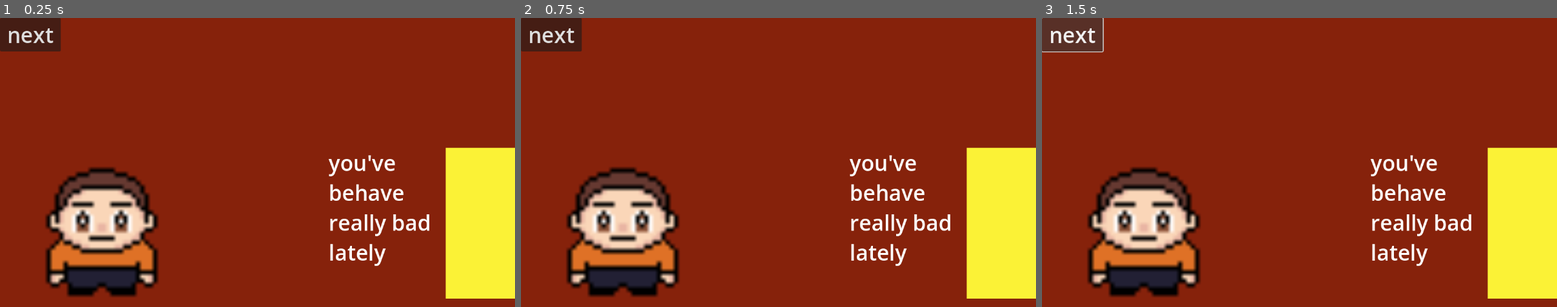
Above: before the commit, frames 1-3 (left to right).
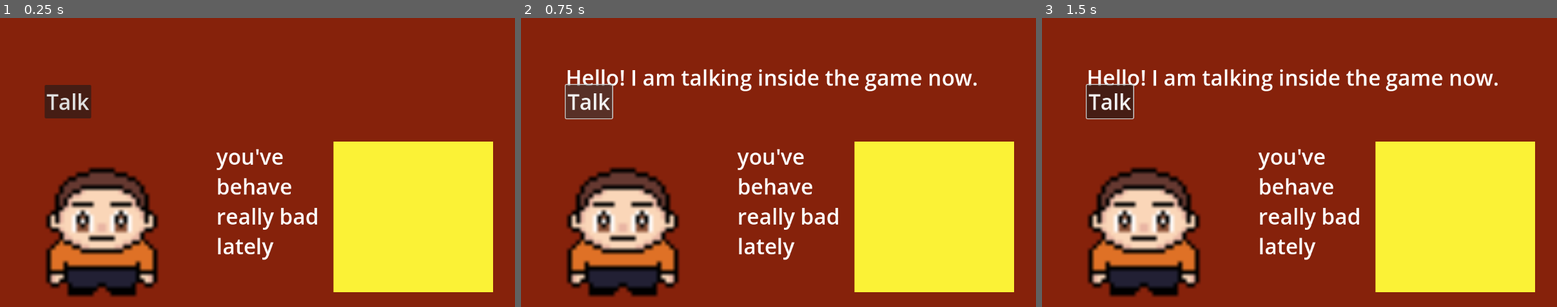
Above: after the commit, the same moments.

Repository: bryanmejiapalma/The-Matrix-Studio
Game: Godot game, scene res://control.tscn
Two runs of this game, one before a commit and one after it. Both use one fixed random seed, a clock stepped at 60 frames per second and the inputs below. This scene is started directly instead of the project's main scene.
Inputs (mouse positions are in pixels of both pictures, inside the frame that each line leads up to):
- Up to frame 1 (0.25 s): no input
- Up to frame 2 (0.75 s): click (587, 101) at 0.5 s, where only the run after the commit has a clickable "Talk"
- Up to frame 3 (1.5 s): click (1072, 35) at 1.25 s, where only the run before the commit has a clickable "next"

The runs differ from the first frame. In frame 1, 18% of the frame differs, in the area x 0-100%, y 0-98%; in frame 2, 20%; in frame 3, 20%.

Commit message:
Ui in progress

Diff:
--- /dev/null
+++ b/UI.gd
@@ -0,0 +1,24 @@
+extends Control
+
+# We create variables to hold our UI elements
+var speech_label : Label
+
+func _ready() -> void:
+	# 1. Create the Label (the text that stays in game)
+	speech_label = Label.new()
+	speech_label.text = "" # Start empty
+	speech_label.position = Vector2(100, 100) # Place it on screen
+	add_child(speech_label)
+
+	# 2. Create the Button
+	var button := Button.new()
+	button.text = "Talk"
+	button.position = Vector2(100, 150) # Place it below the text
+	add_child(button)
+
+	# 3. Connect the button to the function
+	button.pressed.connect(_on_button_pressed)
+
+func _on_button_pressed() -> void:
+	# This changes the text inside the game window
+	speech_label.text = "Hello! I am talking inside the game now."
--- a/control.tscn
+++ b/control.tscn
@@ -1,8 +1,9 @@
-[gd_scene load_steps=6 format=3 uid="uid://cuhjig0etxmnd"]
+[gd_scene load_steps=7 format=3 uid="uid://cuhjig0etxmnd"]
 
 [ext_resource type="Shader" uid="uid://dw0r7fbp38bnx" path="res://control.gdshader" id="1_0fbet"]
 [ext_resource type="Theme" uid="uid://bx5ubw3h3ef5f" path="res://main_theme.tres" id="1_ee4bf"]
 [ext_resource type="Texture2D" uid="uid://datblw6l7qxr" path="res://Sprite-0002.png" id="2_62e2m"]
+[ext_resource type="Script" uid="uid://dtci2d8b2s20d" path="res://UI.gd" id="2_kbped"]
 [ext_resource type="Texture2D" uid="uid://yluuq3nrjxvf" path="res://Sprite-0001.png" id="3_qtu10"]
 
 [sub_resource type="ShaderMaterial" id="ShaderMaterial_62e2m"]
@@ -16,6 +17,7 @@
 grow_horizontal = 2
 grow_vertical = 2
 theme = ExtResource("1_ee4bf")
+script = ExtResource("2_kbped")
 
 [node name="background" type="ColorRect" parent="."]
 material = SubResource("ShaderMaterial_62e2m")
@@ -28,11 +30,14 @@
 color = Color(0.5261938, 0.1332756, 0.04510793, 1)
 
 [node name="body" type="TextureRect" parent="."]
-layout_mode = 0
+layout_mode = 1
+anchors_preset = 2
+anchor_top = 1.0
+anchor_bottom = 1.0
 offset_left = -248.0
-offset_top = 158.0
+offset_top = -490.0
 offset_right = 704.0
-offset_bottom = 1354.0
+offset_bottom = 706.0
 texture = ExtResource("2_62e2m")
 expand_mode = 1
 stretch_mode = 5
@@ -47,33 +52,30 @@
 
 [node name="enemy" type="TextureRect" parent="."]
 layout_mode = 1
-anchors_preset = 2
+anchors_preset = 3
+anchor_left = 1.0
 anchor_top = 1.0
+anchor_right = 1.0
 anchor_bottom = 1.0
-offset_left = 997.0
-offset_top = -357.0
-offset_right = 1354.0
-offset_bottom = -19.0
+offset_left = -406.0
+offset_top = -371.0
+offset_right = -49.0
+offset_bottom = -33.0
+grow_horizontal = 0
 grow_vertical = 0
 texture = ExtResource("3_qtu10")
 
 [node name="RichTextLabel" type="RichTextLabel" parent="enemy"]
 layout_mode = 1
 anchors_preset = -1
-anchor_left = -2.786
-anchor_top = -0.85600007
-anchor_right = 0.432
-anchor_bottom = 1.065
-offset_left = 732.602
-offset_top = 289.32803
-offset_right = -114.224
-offset_bottom = -319.97003
+anchor_left = -0.54700005
+anchor_top = 0.39600003
+anchor_right = -0.54700005
+anchor_bottom = 0.39600003
+offset_left = -66.72098
+offset_top = -133.848
+offset_right = 235.27902
+offset_bottom = -93.84801
 text = "you've behave really bad lately
 "
 fit_content = true
-
-[node name="NextButton" type="Button" parent="."]
-layout_mode = 1
-offset_right = 136.0
-offset_bottom = 66.0
-text = "next"
Not shown, added: UI.gd.uid
